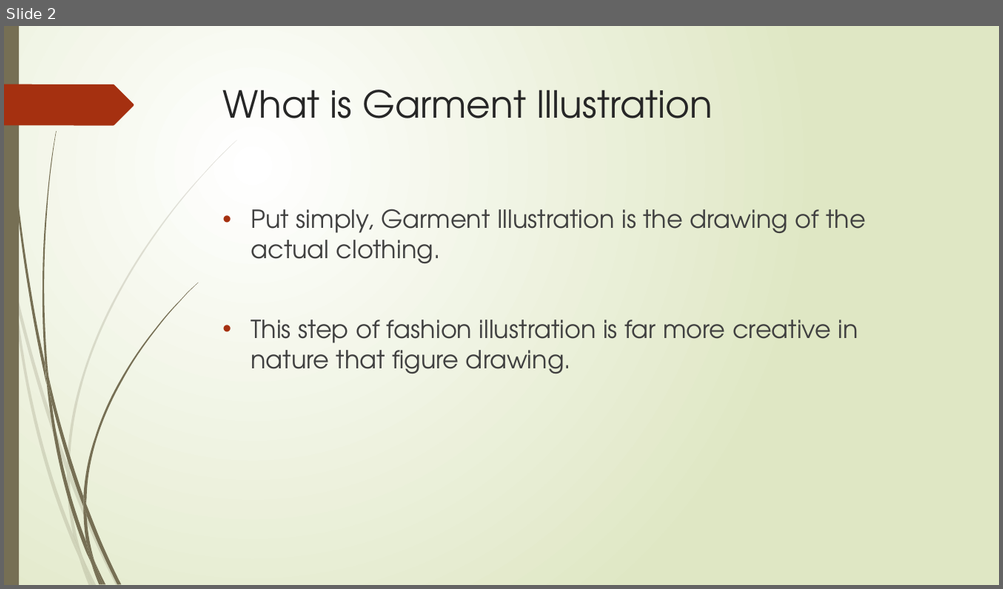
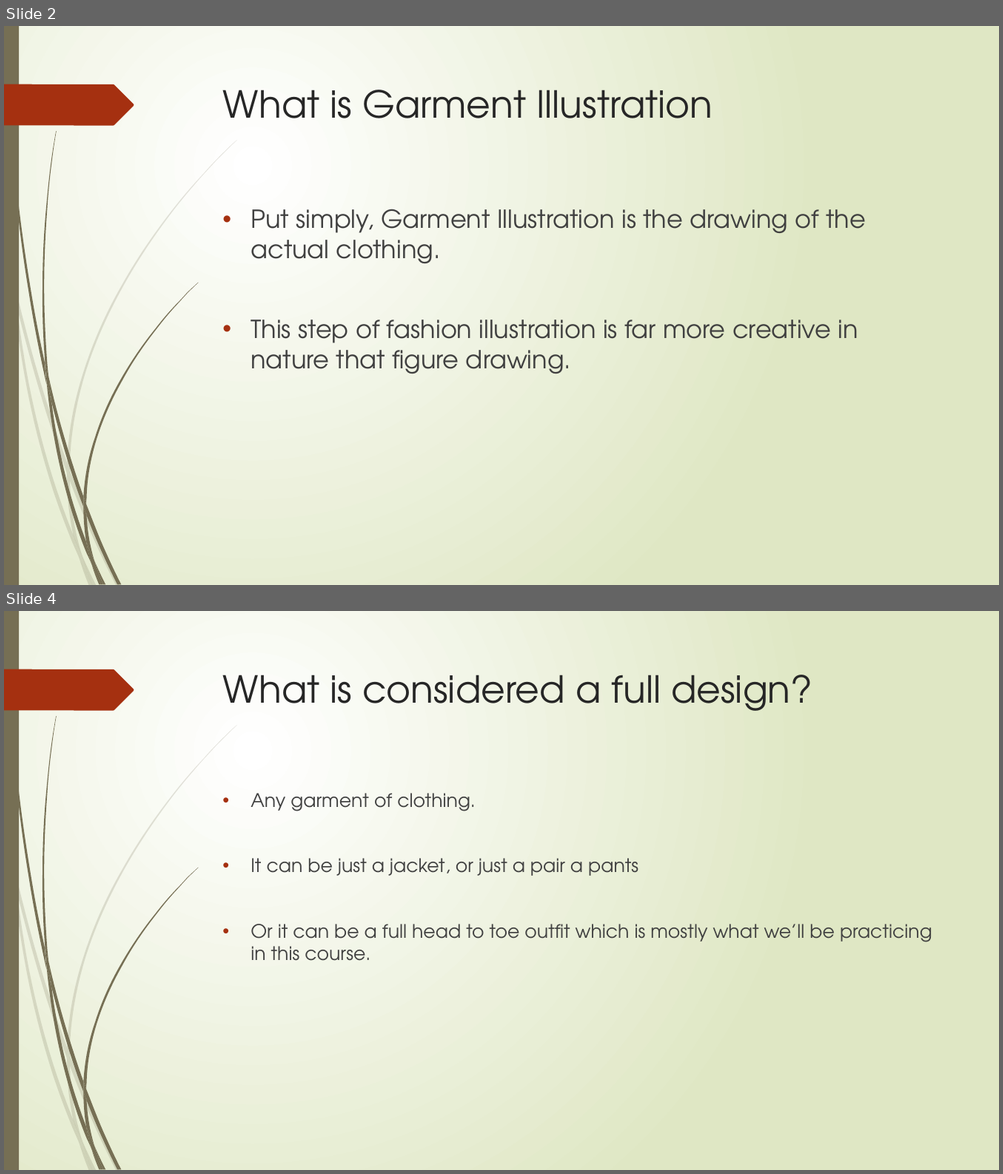
Before and after one commit to SammyKipp/FashionDesignCurriculum, a slide deck: Unit 1 - Figure Drawing and Illustration/Lesson 1.2.pptx. Shown one above the other, each under a label of ours: slide 2 before the commit, slides 2 and 4 after it; the slides between them are not shown. The pictures are 1003x589 and 1003x1174 pixels, drawn with LibreOffice and Linux fonts; fonts in the diff are those of the drawing. Boxes give left, top, right and bottom in pixels: in the first picture for what was removed or moved away, otherwise in the second. Text is boxed around its words. In the diff, an @@ line names an element or a change of style, - is before the commit and + after.

```diff
--- a/Unit 1 - Figure Drawing and Illustration/Lesson 1.2.pptx
+++ b/Unit 1 - Figure Drawing and Illustration/Lesson 1.2.pptx
@@ slide 4 added at (x1=4, y1=611, x2=999, y2=1170), background gradient #FFFFFF to #DFE8C4; not listed: 24 template elements that a slide beside it also shows @@
@@ title added at (x1=223, y1=675, x2=812, y2=711), 36 pt, text #262626 @@
+What is considered a full design?
@@ text added at (x1=250, y1=793, x2=932, y2=961), 18 pt, text #404040 @@
+• Any garment of clothing.
+• It can be just a jacket, or just a pair a pants
+• Or it can be a full head to toe outfit which is mostly what we’ll be practicing in this course.
```
Also in this commit, not shown: 1 slide changed, 4 other slides added, 7 slides removed, 1 other file.
